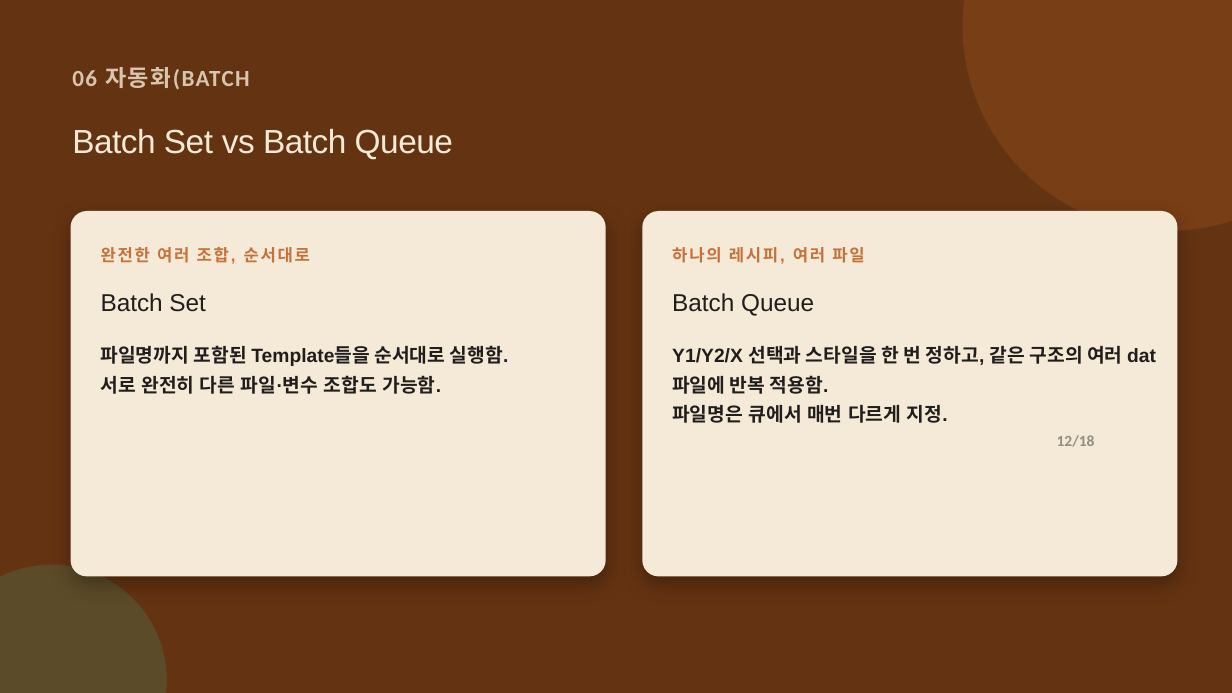
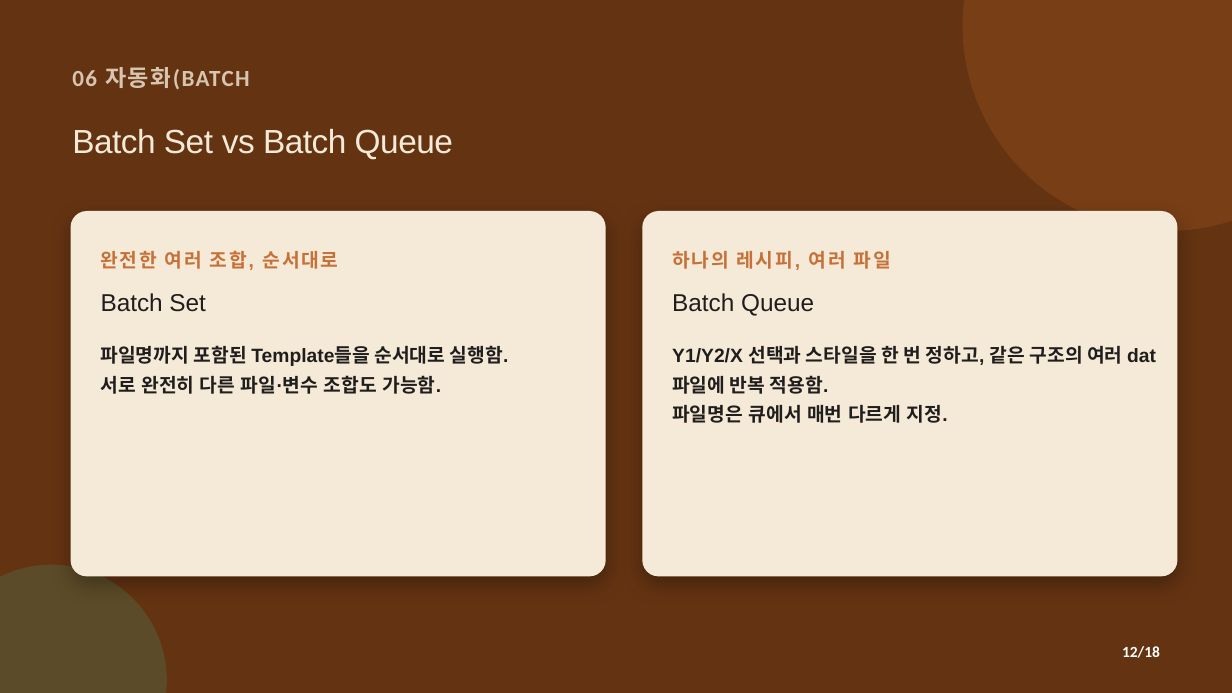
Before and after one commit to CWKIM113/CathPlot_Pub, a slide deck: slide 12 of CathPlot_Deck.pptx. Drawn at 1232x693 pixels with LibreOffice and Linux fonts; fonts in the diff are those of the drawing. Boxes give left, top, right and bottom in pixels: in the first picture for what was removed or moved away, otherwise in the second. Text is boxed around its words. In the diff, an @@ line names an element or a change of style, - is before the commit and + after.

```diff
--- a/CathPlot_Deck.pptx
+++ b/CathPlot_Deck.pptx
@@ text "완전한 여러 조합, 순서대로" at [101, 250, 339, 270]: size 19.5 to 22.5 pt; line spacing 1.2 to 1.3 @@
@@ text "하나의 레시피, 여러 파일" at [672, 251, 891, 270]: size 19.5 to 22.5 pt; line spacing 1.2 to 1.3 @@
@@ text "12/18": place and size @@
-text "12/18" at [1057, 435, 1095, 447]
+text "12/18" at [1122, 646, 1160, 658]
@@ text "12/18" at [1122, 646, 1160, 658]: text colour #1F1F1D at 45% opacity to #FFFFFF @@
```
Also in this commit, not shown: 12 other slides changed.
